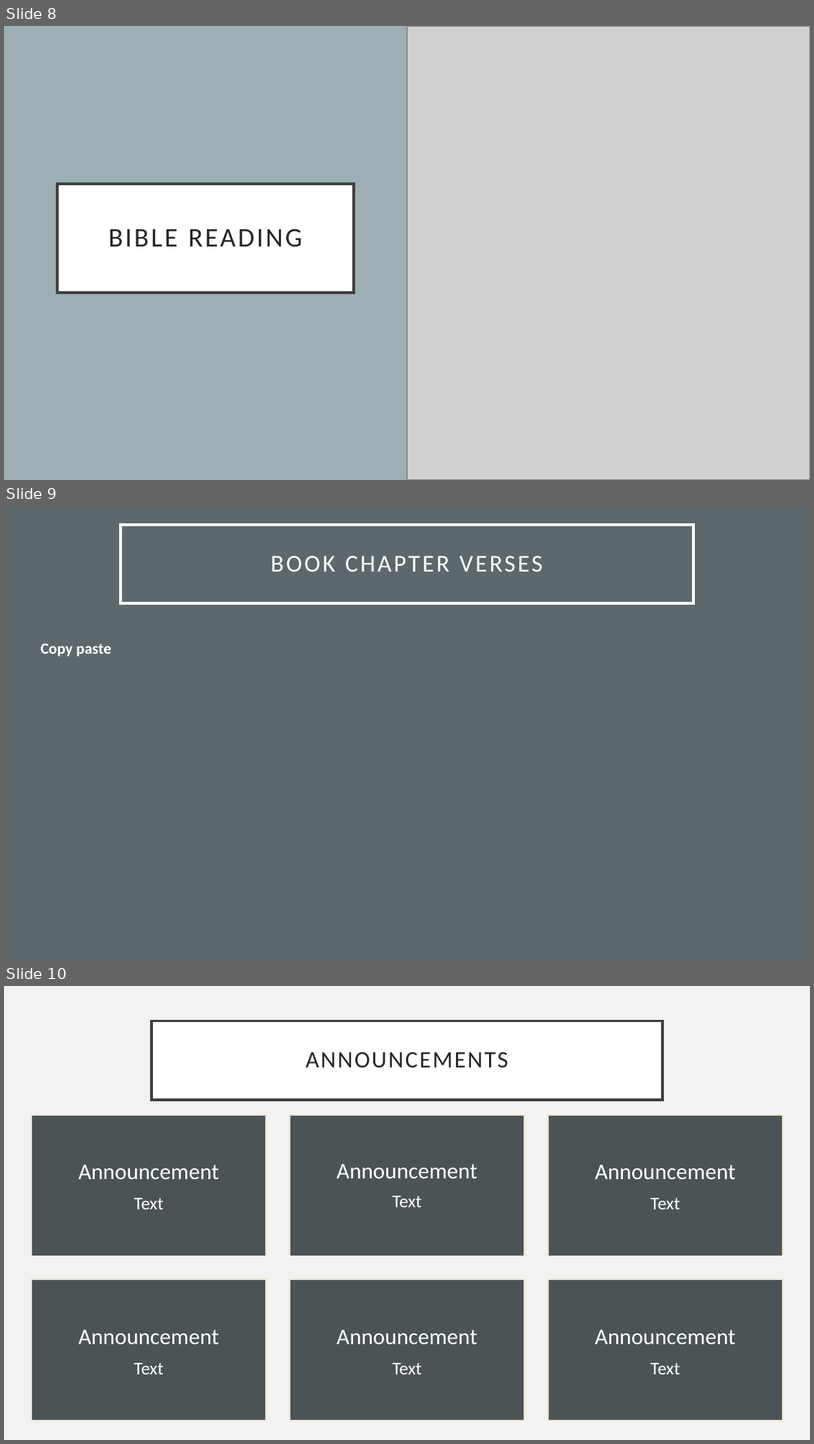
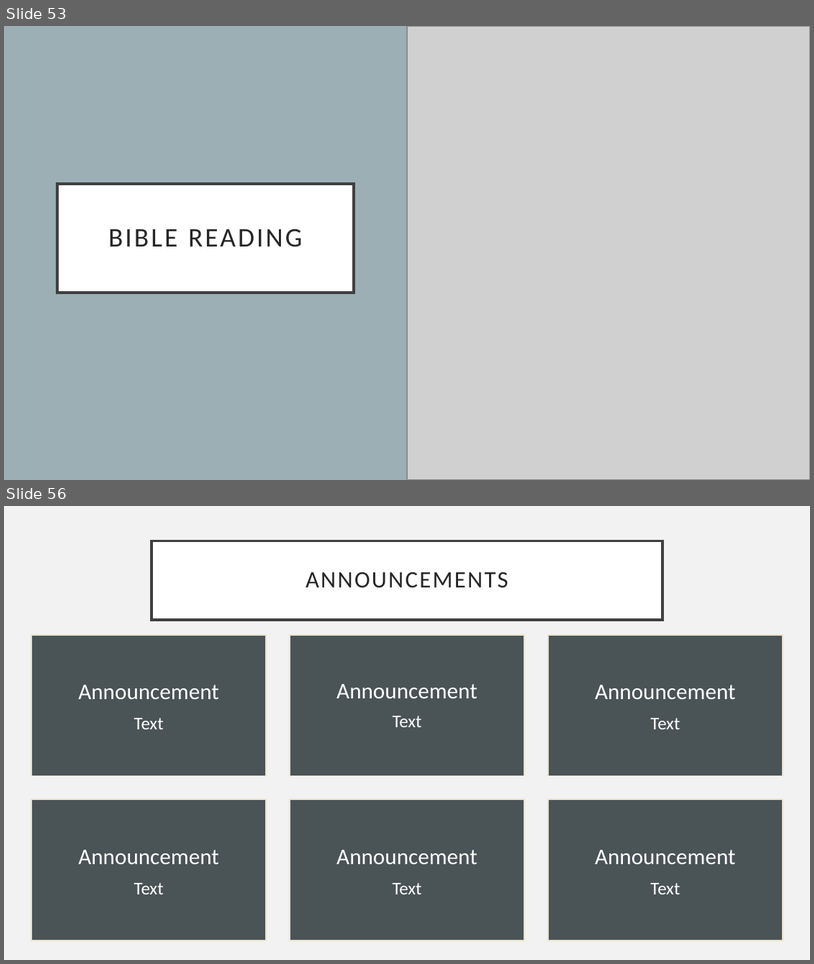
Before and after one commit to pangwuu/Weekly-powerpoint-maker, a slide deck: Slides/19_11_23.pptx. Shown one above the other, each under a label of ours: slides 8, 9 and 10 before the commit, slides 53 and 56 after it; the slides between them are not shown. The pictures are 814x1444 and 814x964 pixels, drawn with LibreOffice and Linux fonts; fonts in the diff are those of the drawing; grey boxes stand for pictures. Boxes give left, top, right and bottom in pixels: in the first picture for what was removed or moved away, otherwise in the second. Text is boxed around its words. In the diff, an @@ line names an element or a change of style, - is before the commit and + after.

```diff
--- a/Slides/19_11_23.pptx
+++ b/Slides/19_11_23.pptx
@@ slide 9 removed at (4, 506, 810, 960), background #5D686B @@
@@ title removed at (121, 525, 694, 604) @@
-BOOK CHAPTER VERSES
@@ subtitle removed at (41, 644, 111, 656) @@
-Copy paste
@@ what was slide 8 is now slide 53 @@
@@ what was slide 10 is now slide 56 @@
```
Also in this commit, not shown: 50 slides added, 3 other slides removed, 12 other files.
